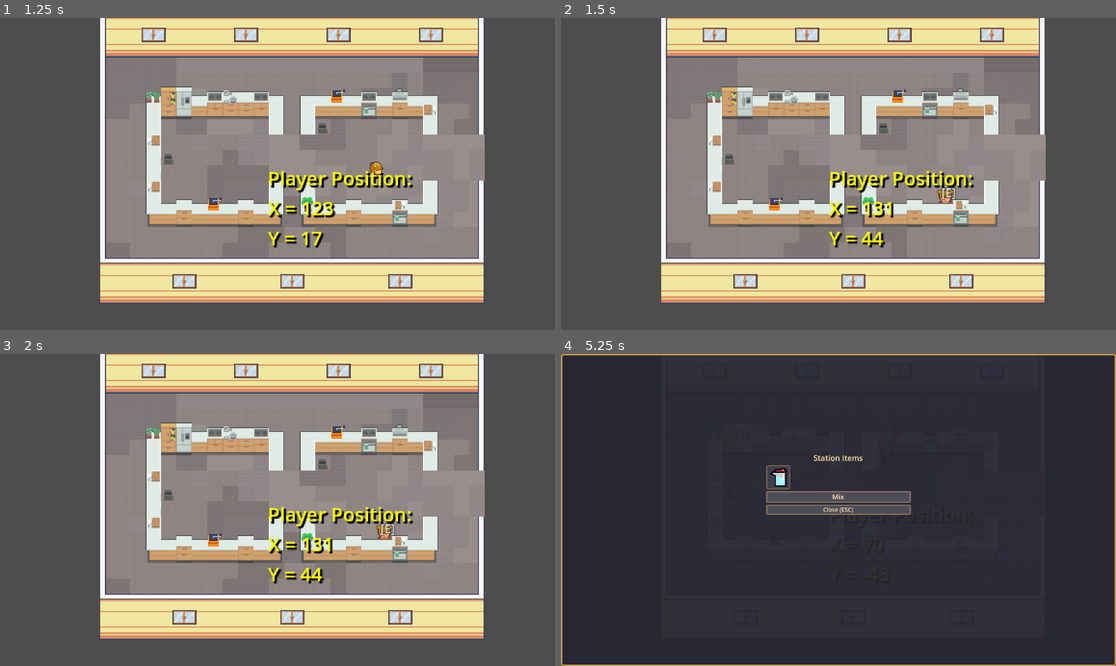
Above: before the commit, frames 1-4 (two rows, left to right).
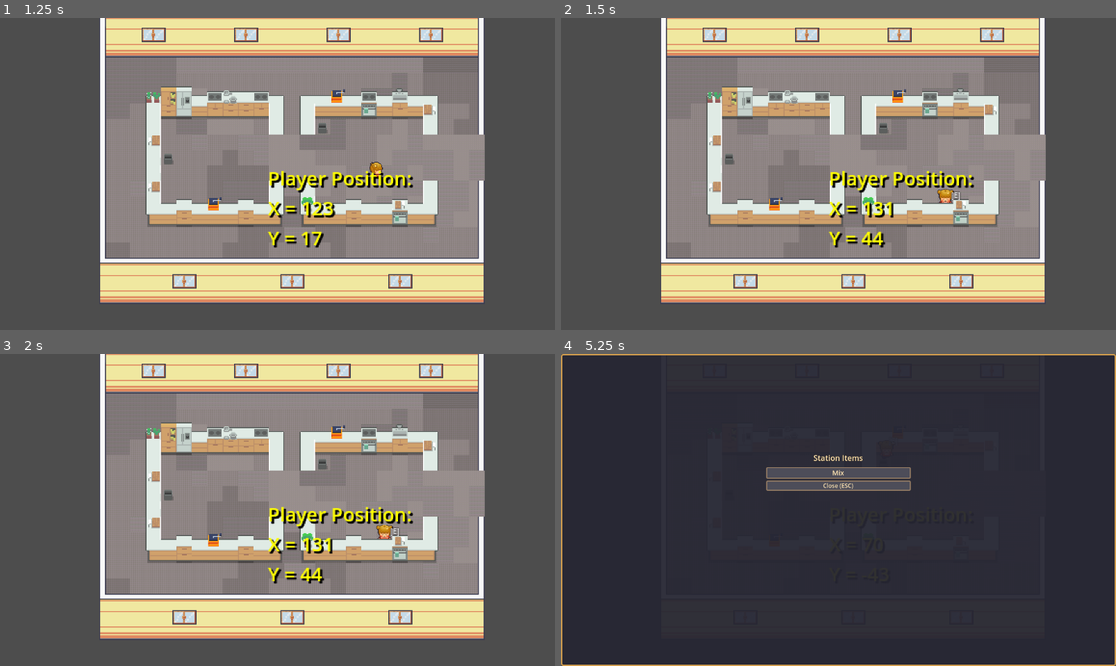
Above: after the commit, the same moments.

Repository: RossanB/RestoRush
Game: Godot game, scene res://scenes/kitchen.tscn
Same seed, same stepped clock (60 frames per second), same inputs: the game is played once before the commit and once after it. This scene is started directly instead of the project's main scene.
Inputs:
- Up to frame 1 (1.25 s): tap Enter at 0.5 s; hold Right (ui_right) from 0.53 s (still down); tap E (interact) at 0.6 s; tap Space (ui_select) at 0.77 s
- Up to frame 2 (1.5 s): release Right (ui_right) at 1.28 s; hold Down (ui_down) from 1.28 s (still down); tap E (interact) at 1.35 s
- Up to frame 3 (2 s): keep holding Down (ui_down); tap Space (ui_select) at 1.52 s
- Up to frame 4 (5.25 s): tap Space (ui_select) at 2, 3.02, 3.77, 4.52 s; release Down (ui_down) at 2.03 s; hold Right (ui_right) 2.03-2.78 s; hold P 2.03-2.78 s; tap E (interact) at 2.3, 2.85, 3.6, 4.55, 5.1 s; tap Enter at 2.75 s; hold Up (ui_up) 2.78-3.53 s; hold Left (ui_left) 3.53-5.03 s; tap P at 4.35 s; hold Down (ui_down) from 5.03 s (still down)

Frame 1 is identical in both runs. In frame 2, less than 0.1% of the frame differs, in the area x 68-73%, y 54-59%; in frame 3, less than 0.1%; in frame 4, 3.7%, in the area x 36-64%, y 35-52%.
Error after the commit: Invalid assignment of property or key 'custom_maximum_size' with value of type 'Vector2' on a base object of type 'Button'. (res://scripts/processing_ui.gd:45)

Commit message:
Add item removal from stations, make [E] indicator smaller, standardize ingredient sizes to 16x16

Diff:
--- a/scripts/item_selection_ui.gd
+++ b/scripts/item_selection_ui.gd
@@ -24,32 +24,33 @@
 	# Create item buttons
 	for item_type in available_items:
 		var button = Button.new()
-		button.custom_minimum_size = Vector2(50, 50)
+		button.custom_minimum_size = Vector2(16, 16)
+		button.custom_maximum_size = Vector2(16, 16)
 		# Style the button
 		var button_style = StyleBoxFlat.new()
 		button_style.bg_color = Color(0.25, 0.25, 0.3, 1)
-		button_style.border_width_left = 2
-		button_style.border_width_top = 2
-		button_style.border_width_right = 2
-		button_style.border_width_bottom = 2
+		button_style.border_width_left = 1
+		button_style.border_width_top = 1
+		button_style.border_width_right = 1
+		button_style.border_width_bottom = 1
 		button_style.border_color = Color(0.5, 0.4, 0.3, 1)
-		button_style.corner_radius_top_left = 3
-		button_style.corner_radius_top_right = 3
-		button_style.corner_radius_bottom_right = 3
-		button_style.corner_radius_bottom_left = 3
+		button_style.corner_radius_top_left = 2
+		button_style.corner_radius_top_right = 2
+		button_style.corner_radius_bottom_right = 2
+		button_style.corner_radius_bottom_left = 2
 		button.add_theme_stylebox_override("normal", button_style)
 
 		var button_hover_style = StyleBoxFlat.new()
 		button_hover_style.bg_color = Color(0.35, 0.35, 0.4, 1)
-		button_hover_style.border_width_left = 2
-		button_hover_style.border_width_top = 2
-		button_hover_style.border_width_right = 2
-		button_hover_style.border_width_bottom = 2
+		button_hover_style.border_width_left = 1
+		button_hover_style.border_width_top = 1
+		button_hover_style.border_width_right = 1
+		button_hover_style.border_width_bottom = 1
 		button_hover_style.border_color = Color(0.8, 0.6, 0.4, 1)
-		button_hover_style.corner_radius_top_left = 3
-		button_hover_style.corner_radius_top_right = 3
-		button_hover_style.corner_radius_bottom_right = 3
-		button_hover_style.corner_radius_bottom_left = 3
+		button_hover_style.corner_radius_top_left = 2
+		button_hover_style.corner_radius_top_right = 2
+		button_hover_style.corner_radius_bottom_right = 2
+		button_hover_style.corner_radius_bottom_left = 2
 		button.add_theme_stylebox_override("hover", button_hover_style)
 		button.add_theme_stylebox_override("pressed", button_hover_style)
 
@@ -66,12 +67,12 @@
 					texture_rect.expand_mode = TextureRect.EXPAND_FIT_WIDTH_PROPORTIONAL
 					texture_rect.stretch_mode = TextureRect.STRETCH_KEEP_ASPECT_CENTERED
 					texture_rect.mouse_filter = Control.MOUSE_FILTER_IGNORE
-					# Add padding so textures don't touch edges and stay within bounds
+					# Fit exactly within 16x16 with 2px padding
 					texture_rect.set_anchors_preset(Control.PRESET_FULL_RECT)
-					texture_rect.offset_left = 6
-					texture_rect.offset_top = 6
-					texture_rect.offset_right = -6
-					texture_rect.offset_bottom = -6
+					texture_rect.offset_left = 2
+					texture_rect.offset_top = 2
+					texture_rect.offset_right = -2
+					texture_rect.offset_bottom = -2
 					button.add_child(texture_rect)
 
 		# Add tooltip
--- a/scripts/processing_ui.gd
+++ b/scripts/processing_ui.gd
@@ -4,6 +4,8 @@
 var station: Node = null
 var player: Node = null
 var process_button_text: String = "Process"
+var selected_item_index: int = -1
+var remove_button: Button = null
 
 func setup(items: Array[int], station_node: Node, player_node: Node, button_text: String = "Process"):
 	stored_items = items
@@ -30,23 +32,44 @@
 	for child in grid.get_children():
 		child.queue_free()
 
-	# Create item displays (non-interactive, just show what's stored)
-	for item_type in stored_items:
-		var container = Panel.new()
-		container.custom_minimum_size = Vector2(50, 50)
-		# Style the container
-		var container_style = StyleBoxFlat.new()
-		container_style.bg_color = Color(0.25, 0.25, 0.3, 1)
-		container_style.border_width_left = 2
-		container_style.border_width_top = 2
-		container_style.border_width_right = 2
-		container_style.border_width_bottom = 2
-		container_style.border_color = Color(0.5, 0.4, 0.3, 1)
-		container_style.corner_radius_top_left = 3
-		container_style.corner_radius_top_right = 3
-		container_style.corner_radius_bottom_right = 3
-		container_style.corner_radius_bottom_left = 3
-		container.add_theme_stylebox_override("panel", container_style)
+	# Hide remove button initially
+	if remove_button:
+		remove_button.visible = false
+	selected_item_index = -1
+
+	# Create item displays (clickable buttons)
+	for i in range(stored_items.size()):
+		var item_type = stored_items[i]
+		var button = Button.new()
+		button.custom_minimum_size = Vector2(16, 16)
+		button.custom_maximum_size = Vector2(16, 16)
+		# Style the button
+		var button_style = StyleBoxFlat.new()
+		button_style.bg_color = Color(0.25, 0.25, 0.3, 1)
+		button_style.border_width_left = 1
+		button_style.border_width_top = 1
+		button_style.border_width_right = 1
+		button_style.border_width_bottom = 1
+		button_style.border_color = Color(0.5, 0.4, 0.3, 1)
+		button_style.corner_radius_top_left = 2
+		button_style.corner_radius_top_right = 2
+		button_style.corner_radius_bottom_right = 2
+		button_style.corner_radius_bottom_left = 2
+		button.add_theme_stylebox_override("normal", button_style)
+
+		var button_hover_style = StyleBoxFlat.new()
+		button_hover_style.bg_color = Color(0.35, 0.35, 0.4, 1)
+		button_hover_style.border_width_left = 1
+		button_hover_style.border_width_top = 1
+		button_hover_style.border_width_right = 1
+		button_hover_style.border_width_bottom = 1
+		button_hover_style.border_color = Color(0.8, 0.6, 0.4, 1)
+		button_hover_style.corner_radius_top_left = 2
+		button_hover_style.corner_radius_top_right = 2
+		button_hover_style.corner_radius_bottom_right = 2
+		button_hover_style.corner_radius_bottom_left = 2
+		button.add_theme_stylebox_override("hover", button_hover_style)
+		button.add_theme_stylebox_override("pressed", button_hover_style)
 
 		# Load item texture
 		var texture_path = ItemTypes.get_item_texture_path(item_type)
@@ -61,21 +84,87 @@
 					texture_rect.expand_mode = TextureRect.EXPAND_FIT_WIDTH_PROPORTIONAL
 					texture_rect.stretch_mode = TextureRect.STRETCH_KEEP_ASPECT_CENTERED
 					texture_rect.mouse_filter = Control.MOUSE_FILTER_IGNORE
-					# Add padding so textures don't touch edges
+					# Fit exactly within 16x16 with 2px padding
 					texture_rect.set_anchors_preset(Control.PRESET_FULL_RECT)
-					texture_rect.offset_left = 6
-					texture_rect.offset_top = 6
-					texture_rect.offset_right = -6
-					texture_rect.offset_bottom = -6
-					container.add_child(texture_rect)
+					texture_rect.offset_left = 2
+					texture_rect.offset_top = 2
+					texture_rect.offset_right = -2
+					texture_rect.offset_bottom = -2
+					button.add_child(texture_rect)
 
 		# Add tooltip
-		container.tooltip_text = ItemTypes.get_item_name(item_type)
+		button.tooltip_text = ItemTypes.get_item_name(item_type)
 
-		grid.add_child(container)
+		# Connect button signal to select item
+		button.pressed.connect(_on_item_clicked.bind(i))
+
+		grid.add_child(button)
 
 	# Enable/disable process button based on whether there are items
 	process_button.disabled = stored_items.is_empty()
+
+func _on_item_clicked(item_index: int):
+	selected_item_index = item_index
+	# Show remove button
+	if not remove_button:
+		create_remove_button()
+	remove_button.visible = true
+	remove_button.text = "Remove " + ItemTypes.get_item_name(stored_items[item_index])
+
+func create_remove_button():
+	var vbox = $Control/VBoxContainer
+	remove_button = Button.new()
+	remove_button.text = "Remove Item"
+	var button_style = StyleBoxFlat.new()
+	button_style.bg_color = Color(0.5, 0.2, 0.2, 1)
+	button_style.border_width_left = 2
+	button_style.border_width_top = 2
+	button_style.border_width_right = 2
+	button_style.border_width_bottom = 2
+	button_style.border_color = Color(0.8, 0.4, 0.4, 1)
+	button_style.corner_radius_top_left = 2
+	button_style.corner_radius_top_right = 2
+	button_style.corner_radius_bottom_right = 2
+	button_style.corner_radius_bottom_left = 2
+	remove_button.add_theme_stylebox_override("normal", button_style)
+
+	var button_hover_style = StyleBoxFlat.new()
+	button_hover_style.bg_color = Color(0.6, 0.3, 0.3, 1)
+	button_hover_style.border_width_left = 2
+	button_hover_style.border_width_top = 2
+	button_hover_style.border_width_right = 2
+	button_hover_style.border_width_bottom = 2
+	button_hover_style.border_color = Color(1.0, 0.5, 0.5, 1)
+	button_hover_style.corner_radius_top_left = 2
+	button_hover_style.corner_radius_top_right = 2
+	button_hover_style.corner_radius_bottom_right = 2
+	button_hover_style.corner_radius_bottom_left = 2
+	remove_button.add_theme_stylebox_override("hover", button_hover_style)
+	remove_button.add_theme_stylebox_override("pressed", button_hover_style)
+	remove_button.add_theme_font_size_override("font_size", 12)
+	remove_button.add_theme_color_override("font_color", Color(1, 0.9, 0.7, 1))
+
+	# Insert before CloseButton
+	var close_button = $Control/VBoxContainer/CloseButton
+	var close_index = vbox.get_child_index(close_button)
+	vbox.add_child(remove_button)
+	vbox.move_child(remove_button, close_index)
+	remove_button.pressed.connect(_on_remove_pressed)
+	remove_button.visible = false
+
+func _on_remove_pressed():
+	if selected_item_index >= 0 and selected_item_index < stored_items.size() and player:
+		var item_to_remove = stored_items[selected_item_index]
+		# Give item back to player
+		if not player.has_item():
+			player.set_held_item(item_to_remove)
+			# Remove from stored items
+			stored_items.remove_at(selected_item_index)
+			# Update station's stored items
+			if station and station.has("stored_items"):
+				station.stored_items = stored_items.duplicate()
+			# Refresh UI
+			populate_items()
 
 func _on_process_pressed():
 	if station and station.has_method("process_items"):
--- a/scripts/station_base.gd
+++ b/scripts/station_base.gd
@@ -15,13 +15,13 @@
 	# Create a label to show "[E]" prompt with pixel-style font
 	interact_prompt = Label.new()
 	interact_prompt.text = "[E]"
-	interact_prompt.add_theme_font_size_override("font_size", 12)  # Smaller pixel-style size
+	interact_prompt.add_theme_font_size_override("font_size", 8)  # Smaller pixel-style size
 	interact_prompt.add_theme_color_override("font_color", Color.WHITE)
 	interact_prompt.add_theme_color_override("font_outline_color", Color.BLACK)
-	interact_prompt.add_theme_constant_override("outline_size", 2)  # Smaller outline
+	interact_prompt.add_theme_constant_override("outline_size", 1)  # Smaller outline
 	interact_prompt.horizontal_alignment = HORIZONTAL_ALIGNMENT_CENTER
 	interact_prompt.vertical_alignment = VERTICAL_ALIGNMENT_CENTER
-	interact_prompt.position = Vector2(-20, -25)  # Position above the station, adjusted for "[E]"
+	interact_prompt.position = Vector2(-10, -20)  # Position above the station, adjusted for smaller "[E]"
 	interact_prompt.visible = false
 	interact_prompt.z_index = 100  # Make sure it's on top
 	add_child(interact_prompt)
Not shown, added: scripts/processing_ui.gd.uid
